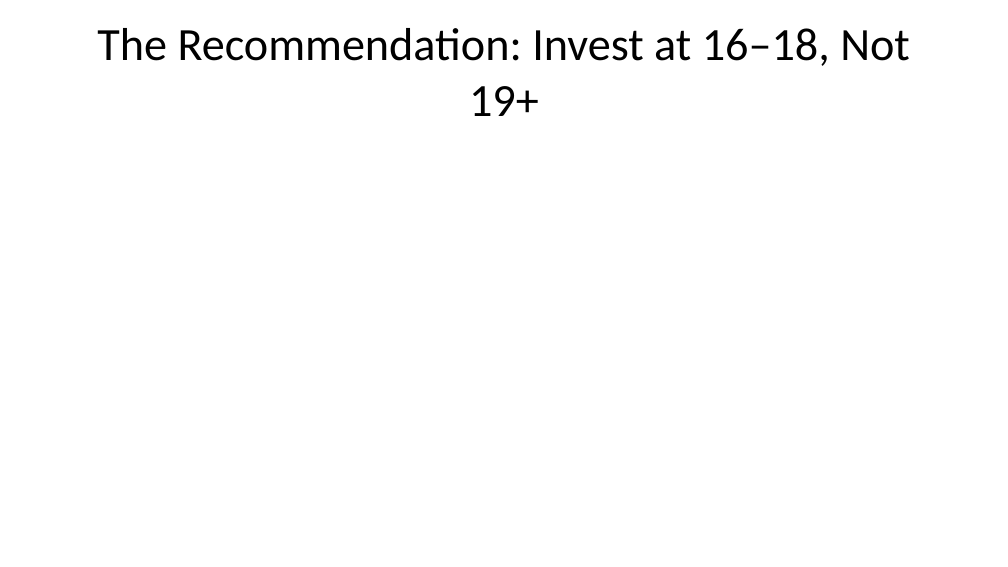
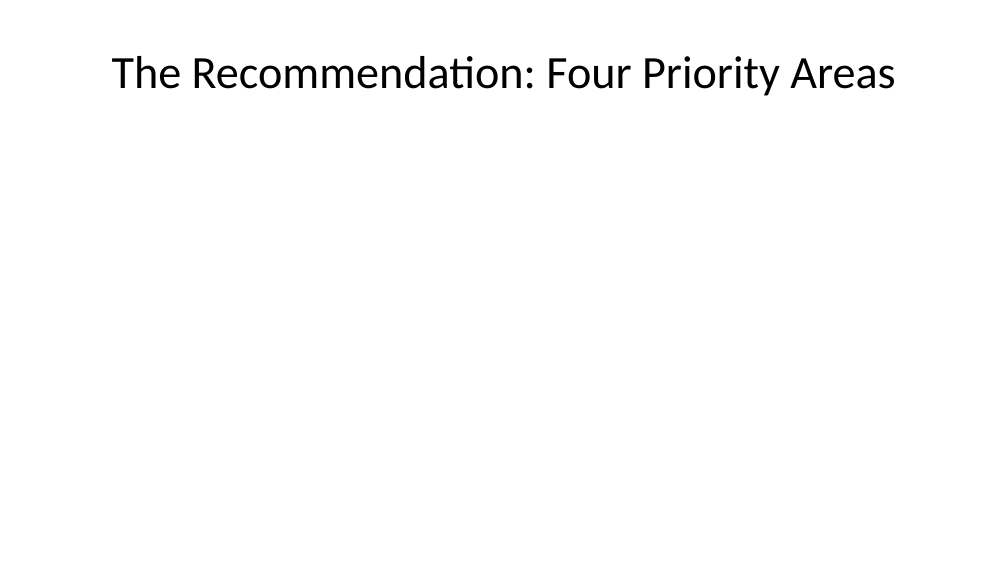
Before and after one commit to hgrueso/nepal-cost-of-inaction, a slide deck: slide 5 of reports/nepal_slides_short.pptx. Drawn at 1008x567 pixels with LibreOffice and Linux fonts; fonts in the diff are those of the drawing. Boxes give left, top, right and bottom in pixels: in the first picture for what was removed or moved away, otherwise in the second. Text is boxed around its words. In the diff, an @@ line names an element or a change of style, - is before the commit and + after.

Commit message:
Slides updated to census-anchored CoI, age disaggregation, split figures, employment-first recommendations

```diff
--- a/reports/nepal_slides_short.pptx
+++ b/reports/nepal_slides_short.pptx
@@ title at (112,56,895,96): text changed @@
-The Recommendation: Invest at 16–18, Not 19+
+The Recommendation: Four Priority Areas
```
Also in this commit, not shown: 2 other slides changed, 4 slides added, 4 other files.
